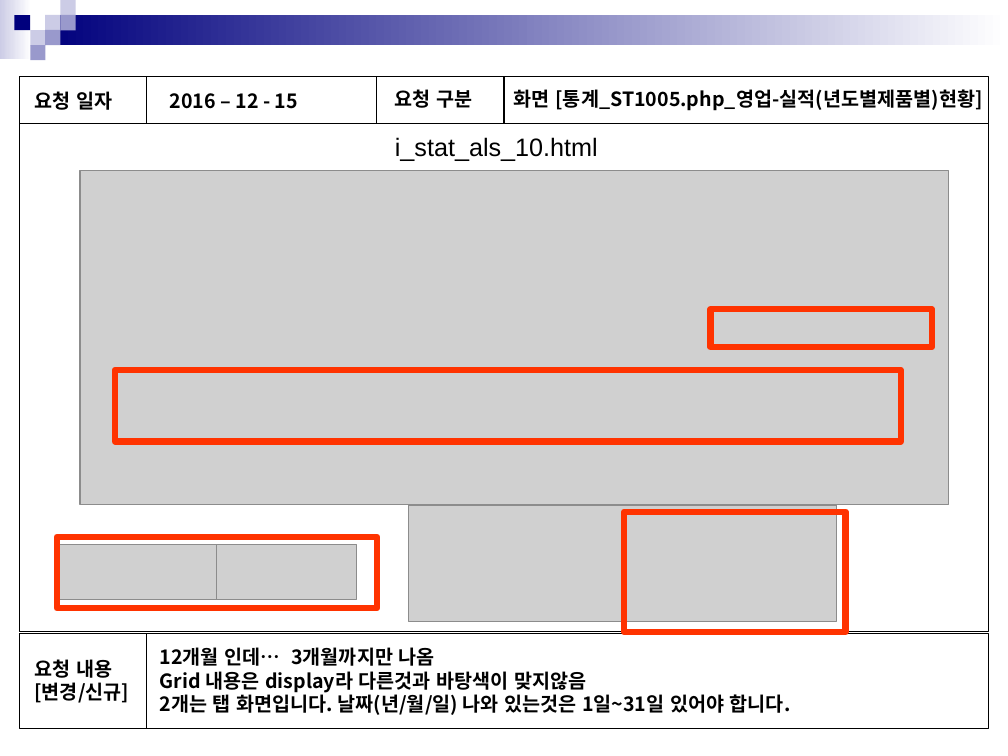
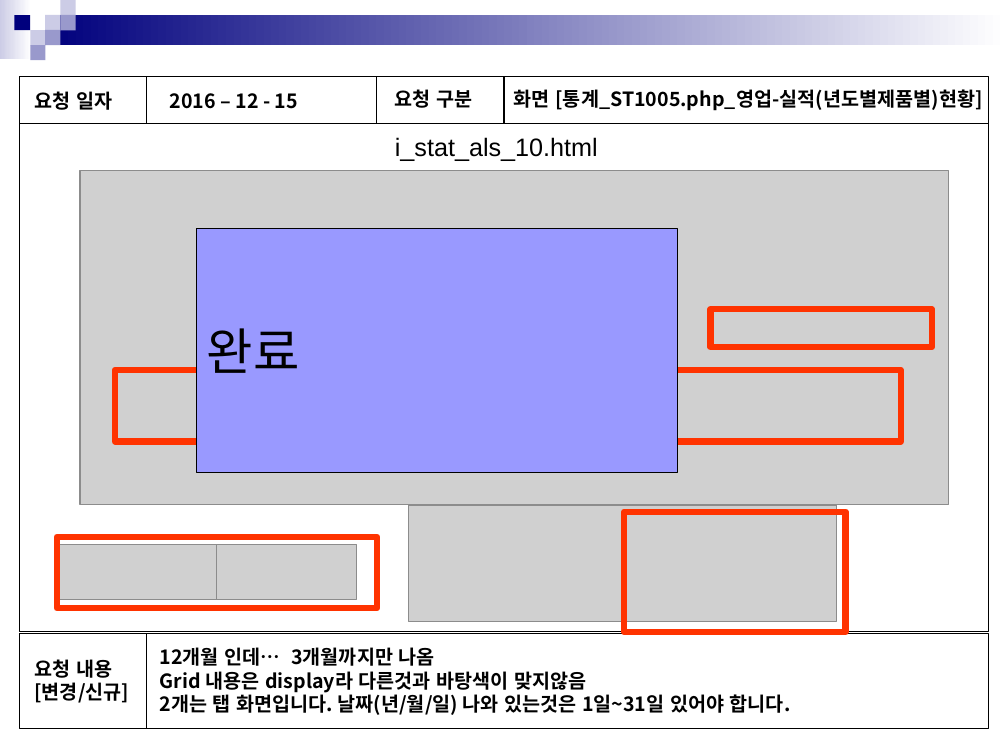
Before and after one commit to in-yong/sinsin_project, a slide deck: slide 13 of 공유문서/수정요청/수정요청_1215_1030/[성룡]화면점검.pptx. Drawn at 1008x756 pixels with LibreOffice and Linux fonts; fonts in the diff are those of the drawing; grey boxes stand for pictures. Boxes give left, top, right and bottom in pixels: in the first picture for what was removed or moved away, otherwise in the second. Text is boxed around its words. In the diff, an @@ line names an element or a change of style, - is before the commit and + after.

Commit message:
[성룡] ppt 수정

```diff
--- a/공유문서/수정요청/수정요청_1215_1030/[성룡]화면점검.pptx
+++ b/공유문서/수정요청/수정요청_1215_1030/[성룡]화면점검.pptx
@@ rectangle added at (x1=197, y1=229, x2=677, y2=473), fill #9999FF, outline #000000 0.75 pt, 36 pt, text #000000 @@
+완료
```
